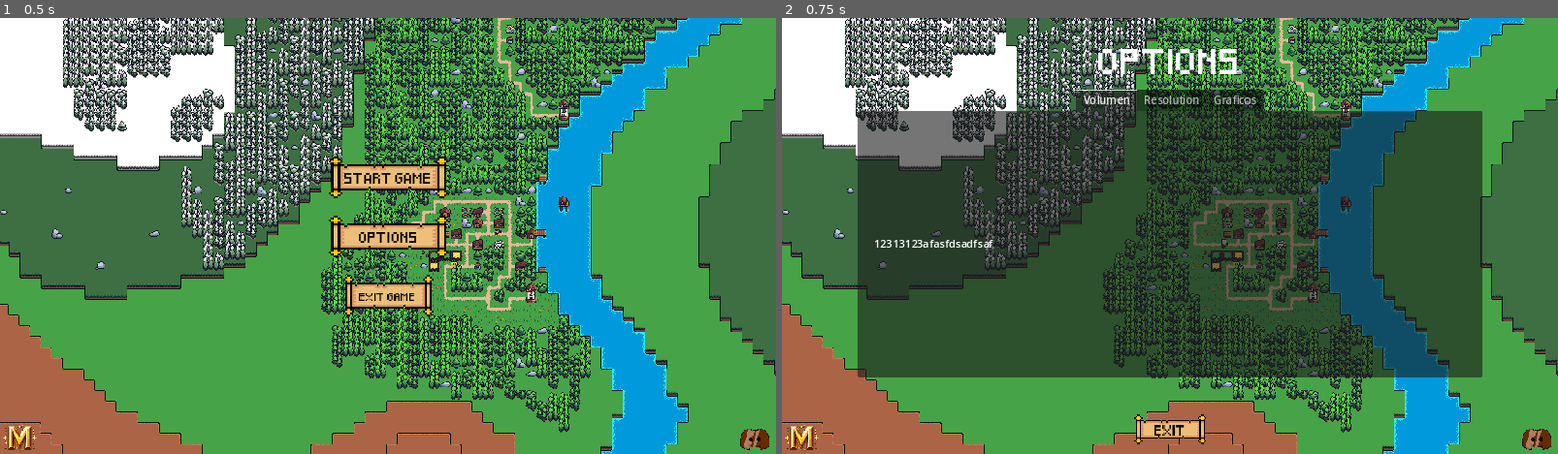
Above: before the commit, frames 1-2 (left to right).
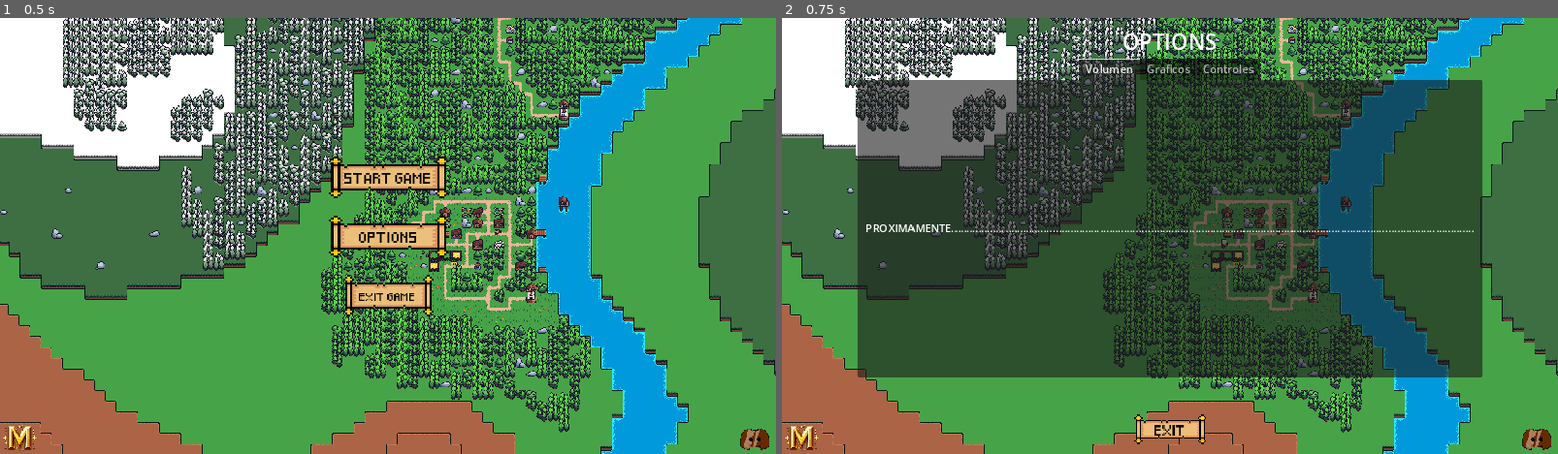
Above: after the commit, the same moments.

Repository: YasinEled/JocMineralRushProjecte
Game: Godot game, scene res://ESCENAS/OPTIONS/GLOBAL/menu.tscn
Same seed, same stepped clock (60 frames per second), same inputs: the game is played once before the commit and once after it. Before the commit the project starts from res://ESCENAS/menu.tscn.
Inputs:
- Up to frame 1 (0.5 s): no input
- Up to frame 2 (0.75 s): click "OPTIONS" at 0.5 s

Frame 1 is identical in both runs. In frame 2, 5.5% of the frame differs, in the area x 9-91%, y 3-53%.

Commit message:
save

Diff:
--- /dev/null
+++ b/mineralrush/AUTOLOADS/SettingSignalBus.gd
@@ -0,0 +1,17 @@
+extends Node
+
+
+signal on_window_mode_seleceted(index : int)
+
+signal on_resolution_selected(index : int)
+
+signal set_settings_dicitonary(settings_dict: Dictionary)
+
+func emit_set_settings_dictionary(settings_dict: Dictionary) -> void:
+	set_settings_dicitonary.emit(settings_dict)
+
+func emit_on_window_mode_seleceted(index : int) -> void:
+	on_window_mode_seleceted.emit(index)
+
+func emit_on_resolution_seleceted(index : int) -> void:
+	on_resolution_selected.emit(index)
--- /dev/null
+++ b/mineralrush/AUTOLOADS/settingsDataContainer.gd
@@ -0,0 +1,13 @@
+extends Node
+var window_mode_index : int = 0
+var resolution_index : int = 0
+
+func _ready():
+	pass
+
+func on_window_mode_selected(index : int) -> void:
+	pass
+
+func handle_signals() -> void:
+	SettingSignalBus.on_resolution_seleceted.connect(on_window_mode_selected())
+const SettingSignalBus = preload("res://AUTOLOADS/SettingSignalBus.gd")
--- /dev/null
+++ b/mineralrush/ESCENAS/GAME/game.tscn
@@ -0,0 +1,12 @@
+[gd_scene load_steps=3 format=3 uid="uid://ddyec5m51y065"]
+
+[ext_resource type="Script" path="res://SCRIPTS/GAME/camera_2d.gd" id="1_tcwm6"]
+[ext_resource type="PackedScene" uid="uid://d1i8r4exxov34" path="res://ESCENAS/GAME/map.tscn" id="2_jkggi"]
+
+[node name="Node2D" type="Node2D"]
+
+[node name="Camera2D" type="Camera2D" parent="."]
+position = Vector2(701, 395)
+script = ExtResource("1_tcwm6")
+
+[node name="Map" parent="." instance=ExtResource("2_jkggi")]
--- /dev/null
+++ b/mineralrush/ESCENAS/OPTIONS/CONTROLES/hotkey_rebind_button.tscn
@@ -0,0 +1,43 @@
+[gd_scene load_steps=2 format=3 uid="uid://coqj18daowcgk"]
+
+[ext_resource type="Script" path="res://SCRIPTS/OPTIONS/hotkey_rebind_button.gd" id="1_4bhn0"]
+
+[node name="hotkey_Rebind_Button" type="Control"]
+layout_mode = 3
+anchors_preset = 15
+anchor_right = 1.0
+anchor_bottom = 1.0
+grow_horizontal = 2
+grow_vertical = 2
+script = ExtResource("1_4bhn0")
+
+[node name="HBoxContainer" type="HBoxContainer" parent="."]
+layout_mode = 1
+anchors_preset = 4
+anchor_top = 0.5
+anchor_bottom = 0.5
+offset_top = -11.5
+offset_right = 21.0
+offset_bottom = 11.5
+grow_vertical = 2
+alignment = 1
+
+[node name="Label" type="Label" parent="HBoxContainer"]
+custom_minimum_size = Vector2(400, 30)
+layout_mode = 2
+theme_override_font_sizes/font_size = 32
+text = "ACTION"
+vertical_alignment = 1
+
+[node name="VSeparator" type="VSeparator" parent="HBoxContainer"]
+layout_mode = 2
+size_flags_horizontal = 3
+theme_override_constants/separation = 200
+
+[node name="Button" type="Button" parent="HBoxContainer" groups=["hot_button"]]
+custom_minimum_size = Vector2(150, 0)
+layout_mode = 2
+toggle_mode = true
+text = "ACTION_KEY"
+
+[connection signal="toggled" from="HBoxContainer/Button" to="." method="_on_button_toggled"]
--- a/mineralrush/ESCENAS/menu.tscn
+++ b/mineralrush/ESCENAS/OPTIONS/GLOBAL/menu.tscn
@@ -1,12 +1,12 @@
 [gd_scene load_steps=8 format=3 uid="uid://dnsj81jirigye"]
 
-[ext_resource type="Script" path="res://SCRIPTS/menu.gd" id="1_rrvyb"]
-[ext_resource type="PackedScene" uid="uid://d1i8r4exxov34" path="res://ESCENAS/map.tscn" id="2_cstxc"]
-[ext_resource type="Theme" uid="uid://hmji7xn3qyr0" path="res://RECURSOS/menu/MenuDiscordDrawing.tres" id="2_nxtt5"]
-[ext_resource type="Theme" uid="uid://juk1js1pnboh" path="res://RECURSOS/menu/MenuWebDrawing.tres" id="3_4fay2"]
-[ext_resource type="FontFile" uid="uid://bfauo7wkc6aib" path="res://RECURSOS/Pixeled.ttf" id="3_m658g"]
-[ext_resource type="Theme" uid="uid://b26agqovtdb31" path="res://RECURSOS/menu/MenuButtons.tres" id="4_ibcwf"]
-[ext_resource type="PackedScene" uid="uid://be385umlkleg7" path="res://ESCENAS/menu_options.tscn" id="5_v5e28"]
+[ext_resource type="Script" path="res://SCRIPTS/OPTIONS/menu.gd" id="1_gq77o"]
+[ext_resource type="PackedScene" uid="uid://d1i8r4exxov34" path="res://ESCENAS/GAME/map.tscn" id="2_8o7o1"]
+[ext_resource type="Theme" uid="uid://b26agqovtdb31" path="res://RECURSOS/menu/MenuButtons.tres" id="3_r7f5b"]
+[ext_resource type="FontFile" uid="uid://bfauo7wkc6aib" path="res://RECURSOS/Pixeled.ttf" id="4_i8y6b"]
+[ext_resource type="Theme" uid="uid://hmji7xn3qyr0" path="res://RECURSOS/menu/MenuDiscordDrawing.tres" id="5_8fw2a"]
+[ext_resource type="Theme" uid="uid://juk1js1pnboh" path="res://RECURSOS/menu/MenuWebDrawing.tres" id="6_6727e"]
+[ext_resource type="PackedScene" uid="uid://be385umlkleg7" path="res://ESCENAS/OPTIONS/GLOBAL/menu_options.tscn" id="7_o77sj"]
 
 [node name="MENU" type="Control"]
 layout_mode = 3
@@ -15,9 +15,9 @@
 anchor_bottom = 1.0
 grow_horizontal = 2
 grow_vertical = 2
-script = ExtResource("1_rrvyb")
+script = ExtResource("1_gq77o")
 
-[node name="Map" parent="." instance=ExtResource("2_cstxc")]
+[node name="Map" parent="." instance=ExtResource("2_8o7o1")]
 
 [node name="MarginContainer" type="MarginContainer" parent="Map"]
 anchors_preset = 15
@@ -92,9 +92,9 @@
 offset_top = -47.0
 offset_right = 59.0
 grow_vertical = 0
-theme = ExtResource("3_4fay2")
+theme = ExtResource("6_6727e")
 
-[node name="MENU-OPTIONS" parent="Map" instance=ExtResource("5_v5e28")]
+[node name="MENU-OPTIONS" parent="Map" instance=ExtResource("7_o77sj")]
 visible = false
 
 [connection signal="pressed" from="Map/MarginContainer/HBoxContainer/VBoxContainer/StartGameButton" to="." method="_on_start_game_button_pressed"]
--- a/mineralrush/ESCENAS/menu_options.tscn
+++ b/mineralrush/ESCENAS/OPTIONS/GLOBAL/menu_options.tscn
@@ -1,10 +1,13 @@
-[gd_scene load_steps=7 format=3 uid="uid://be385umlkleg7"]
+[gd_scene load_steps=8 format=3 uid="uid://be385umlkleg7"]
 
-[ext_resource type="Script" path="res://SCRIPTS/menu_options.gd" id="1_ay138"]
+[ext_resource type="Script" path="res://SCRIPTS/OPTIONS/menu_options.gd" id="1_ay138"]
 [ext_resource type="FontFile" uid="uid://bfauo7wkc6aib" path="res://RECURSOS/Pixeled.ttf" id="1_wr7fc"]
-[ext_resource type="PackedScene" uid="uid://dkkucj20fgiet" path="res://ESCENAS/setting_tab_container.tscn" id="3_dloa8"]
+[ext_resource type="PackedScene" uid="uid://dkkucj20fgiet" path="res://ESCENAS/OPTIONS/GLOBAL/setting_tab_container.tscn" id="3_dloa8"]
 [ext_resource type="Theme" uid="uid://b26agqovtdb31" path="res://RECURSOS/menu/MenuButtons.tres" id="4_30jee"]
 [ext_resource type="Texture2D" uid="uid://djwvho1m6a0av" path="res://RECURSOS/menu/Pergamino.png" id="5_dvm3h"]
+
+[sub_resource type="SystemFont" id="SystemFont_xgx8n"]
+subpixel_positioning = 0
 
 [sub_resource type="StyleBoxTexture" id="StyleBoxTexture_38vdp"]
 texture = ExtResource("5_dvm3h")
@@ -38,7 +41,7 @@
 layout_mode = 2
 size_flags_horizontal = 4
 size_flags_vertical = 1
-theme_override_fonts/font = ExtResource("1_wr7fc")
+theme_override_fonts/font = SubResource("SystemFont_xgx8n")
 theme_override_font_sizes/font_size = 32
 text = "OPTIONS"
 horizontal_alignment = 1
--- /dev/null
+++ b/mineralrush/ESCENAS/OPTIONS/GLOBAL/setting_tab_container.tscn
@@ -0,0 +1,135 @@
+[gd_scene load_steps=6 format=3 uid="uid://dkkucj20fgiet"]
+
+[ext_resource type="PackedScene" uid="uid://coqj18daowcgk" path="res://ESCENAS/OPTIONS/CONTROLES/hotkey_rebind_button.tscn" id="1_866qi"]
+[ext_resource type="PackedScene" uid="uid://dnwmaxcqid6ol" path="res://ESCENAS/OPTIONS/RESOLUTION/window_mode_button.tscn" id="1_a7l0y"]
+[ext_resource type="PackedScene" uid="uid://6eithotsv4d8" path="res://ESCENAS/OPTIONS/RESOLUTION/resolution_mode_button.tscn" id="2_681is"]
+
+[sub_resource type="StyleBoxEmpty" id="StyleBoxEmpty_j1inx"]
+
+[sub_resource type="StyleBoxEmpty" id="StyleBoxEmpty_22xhd"]
+
+[node name="setting_tab_container" type="Control"]
+layout_mode = 3
+anchors_preset = 15
+anchor_right = 1.0
+anchor_bottom = 1.0
+grow_horizontal = 2
+grow_vertical = 2
+
+[node name="TabContainer" type="TabContainer" parent="."]
+layout_mode = 1
+anchors_preset = -1
+anchor_right = 1.0
+anchor_bottom = 1.0
+offset_left = 100.0
+offset_top = 50.0
+offset_right = -100.0
+offset_bottom = -100.0
+grow_horizontal = 2
+grow_vertical = 2
+tab_alignment = 1
+current_tab = 0
+
+[node name="Volumen" type="TabBar" parent="TabContainer"]
+layout_mode = 2
+metadata/_tab_index = 0
+
+[node name="MarginContainer" type="MarginContainer" parent="TabContainer/Volumen"]
+layout_mode = 1
+anchors_preset = 15
+anchor_right = 1.0
+anchor_bottom = 1.0
+grow_horizontal = 2
+grow_vertical = 2
+theme_override_constants/margin_left = 24
+theme_override_constants/margin_top = 24
+theme_override_constants/margin_right = 24
+theme_override_constants/margin_bottom = 24
+
+[node name="VBoxContainer" type="VBoxContainer" parent="TabContainer/Volumen/MarginContainer"]
+layout_mode = 2
+theme_override_constants/separation = 64
+alignment = 1
+
+[node name="Label" type="Label" parent="TabContainer/Volumen/MarginContainer/VBoxContainer"]
+layout_mode = 2
+text = "PROXIMAMENTE................................................................................................................................................................................"
+
+[node name="Graficos" type="TabBar" parent="TabContainer"]
+visible = false
+layout_mode = 2
+metadata/_tab_index = 1
+
+[node name="MarginContainer" type="MarginContainer" parent="TabContainer/Graficos"]
+layout_mode = 1
+anchors_preset = 15
+anchor_right = 1.0
+anchor_bottom = 1.0
+grow_horizontal = 2
+grow_vertical = 2
+theme_override_constants/margin_left = 24
+theme_override_constants/margin_top = 24
+theme_override_constants/margin_right = 24
+theme_override_constants/margin_bottom = 24
+
+[node name="ScrollContainer" type="ScrollContainer" parent="TabContainer/Graficos/MarginContainer"]
+layout_mode = 2
+
+[node name="VBoxContainer" type="VBoxContainer" parent="TabContainer/Graficos/MarginContainer/ScrollContainer"]
+layout_mode = 2
+theme_override_constants/separation = 128
+
+[node name="Window_Mode_Button" parent="TabContainer/Graficos/MarginContainer/ScrollContainer/VBoxContainer" instance=ExtResource("1_a7l0y")]
+layout_mode = 2
+
+[node name="Resolution_Mode_Button" parent="TabContainer/Graficos/MarginContainer/ScrollContainer/VBoxContainer" instance=ExtResource("2_681is")]
+layout_mode = 2
+
+[node name="Controles" type="TabBar" parent="TabContainer"]
+visible = false
+layout_mode = 2
+metadata/_tab_index = 2
+
+[node name="MarginContainer" type="MarginContainer" parent="TabContainer/Controles"]
+layout_mode = 1
+anchors_preset = 15
+anchor_right = 1.0
+anchor_bottom = 1.0
+grow_horizontal = 2
+grow_vertical = 2
+theme_override_constants/margin_left = 24
+theme_override_constants/margin_top = 24
+theme_override_constants/margin_right = 24
+theme_override_constants/margin_bottom = 24
+
+[node name="ScrollContainer" type="ScrollContainer" parent="TabContainer/Controles/MarginContainer"]
+layout_mode = 2
+
+[node name="VBoxContainer" type="VBoxContainer" parent="TabContainer/Controles/MarginContainer/ScrollContainer"]
+layout_mode = 2
+theme_override_constants/separation = 64
+
+[node name="HSeparator" type="HSeparator" parent="TabContainer/Controles/MarginContainer/ScrollContainer/VBoxContainer"]
+layout_mode = 2
+theme_override_constants/separation = 12
+theme_override_styles/separator = SubResource("StyleBoxEmpty_j1inx")
+
+[node name="hotkey_Rebind_Button" parent="TabContainer/Controles/MarginContainer/ScrollContainer/VBoxContainer" instance=ExtResource("1_866qi")]
+layout_mode = 2
+
+[node name="hotkey_Rebind_Button2" parent="TabContainer/Controles/MarginContainer/ScrollContainer/VBoxContainer" instance=ExtResource("1_866qi")]
+layout_mode = 2
+action_name = "move_right"
+
+[node name="hotkey_Rebind_Button3" parent="TabContainer/Controles/MarginContainer/ScrollContainer/VBoxContainer" instance=ExtResource("1_866qi")]
+layout_mode = 2
+action_name = "move_up"
+
+[node name="hotkey_Rebind_Button4" parent="TabContainer/Controles/MarginContainer/ScrollContainer/VBoxContainer" instance=ExtResource("1_866qi")]
+layout_mode = 2
+action_name = "move_down"
+
+[node name="HSeparator2" type="HSeparator" parent="TabContainer/Controles/MarginContainer/ScrollContainer/VBoxContainer"]
+layout_mode = 2
+theme_override_constants/separation = 12
+theme_override_styles/separator = SubResource("StyleBoxEmpty_22xhd")
--- /dev/null
+++ b/mineralrush/ESCENAS/OPTIONS/RESOLUTION/options_display_button.tscn
@@ -0,0 +1,29 @@
+[gd_scene format=3 uid="uid://cae6hyuabnalk"]
+
+[node name="Options_Display_Button" type="Control"]
+layout_mode = 3
+anchors_preset = 15
+anchor_right = 1.0
+anchor_bottom = 1.0
+grow_horizontal = 2
+grow_vertical = 2
+
+[node name="HBoxContainer" type="HBoxContainer" parent="."]
+layout_mode = 0
+offset_right = 40.0
+offset_bottom = 40.0
+theme_override_constants/separation = 160
+
+[node name="Label" type="Label" parent="HBoxContainer"]
+custom_minimum_size = Vector2(264, 0)
+layout_mode = 2
+theme_override_font_sizes/font_size = 32
+text = "BASE_LABEL"
+vertical_alignment = 1
+
+[node name="VSeparator" type="VSeparator" parent="HBoxContainer"]
+layout_mode = 2
+
+[node name="OptionButton" type="OptionButton" parent="HBoxContainer"]
+custom_minimum_size = Vector2(256, 64)
+layout_mode = 2
--- /dev/null
+++ b/mineralrush/ESCENAS/OPTIONS/RESOLUTION/resolution_mode_button.tscn
@@ -0,0 +1,10 @@
+[gd_scene load_steps=3 format=3 uid="uid://6eithotsv4d8"]
+
+[ext_resource type="PackedScene" uid="uid://cae6hyuabnalk" path="res://ESCENAS/OPTIONS/RESOLUTION/options_display_button.tscn" id="1_ui22h"]
+[ext_resource type="Script" path="res://SCRIPTS/OPTIONS/resolution_mode_button.gd" id="2_81x51"]
+
+[node name="Resolution_Mode_Button" instance=ExtResource("1_ui22h")]
+script = ExtResource("2_81x51")
+
+[node name="Label" parent="HBoxContainer" index="0"]
+text = "Resolution"
--- /dev/null
+++ b/mineralrush/ESCENAS/OPTIONS/RESOLUTION/window_mode_button.tscn
@@ -0,0 +1,11 @@
+[gd_scene load_steps=3 format=3 uid="uid://dnwmaxcqid6ol"]
+
+[ext_resource type="PackedScene" uid="uid://cae6hyuabnalk" path="res://ESCENAS/OPTIONS/RESOLUTION/options_display_button.tscn" id="1_3nob5"]
+[ext_resource type="Script" path="res://SCRIPTS/OPTIONS/window_mode_button.gd" id="2_uxvfj"]
+
+[node name="Window_Mode_Button" instance=ExtResource("1_3nob5")]
+script = ExtResource("2_uxvfj")
+
+[node name="Label" parent="HBoxContainer" index="0"]
+text = "Window Mode
+"
--- a/mineralrush/ESCENAS/game.tscn
+++ /dev/null
@@ -1,12 +0,0 @@
-[gd_scene load_steps=3 format=3 uid="uid://ddyec5m51y065"]
-
-[ext_resource type="PackedScene" uid="uid://d1i8r4exxov34" path="res://ESCENAS/map.tscn" id="1_ywc3i"]
-[ext_resource type="Script" path="res://SCRIPTS/camera_2d.gd" id="2_30ejt"]
-
-[node name="Node2D" type="Node2D"]
-
-[node name="Camera2D" type="Camera2D" parent="."]
-position = Vector2(701, 395)
-script = ExtResource("2_30ejt")
-
-[node name="Map" parent="." instance=ExtResource("1_ywc3i")]
--- a/mineralrush/ESCENAS/setting_tab_container.tscn
+++ /dev/null
@@ -1,100 +0,0 @@
-[gd_scene format=3 uid="uid://dkkucj20fgiet"]
-
-[node name="setting_tab_container" type="Control"]
-layout_mode = 3
-anchors_preset = 15
-anchor_right = 1.0
-anchor_bottom = 1.0
-grow_horizontal = 2
-grow_vertical = 2
-
-[node name="TabContainer" type="TabContainer" parent="."]
-layout_mode = 1
-anchors_preset = -1
-anchor_right = 1.0
-anchor_bottom = 1.0
-offset_left = 100.0
-offset_top = 50.0
-offset_right = -100.0
-offset_bottom = -100.0
-grow_horizontal = 2
-grow_vertical = 2
-tab_alignment = 1
-current_tab = 0
-
-[node name="Volumen" type="TabBar" parent="TabContainer"]
-layout_mode = 2
-metadata/_tab_index = 0
-
-[node name="MarginContainer" type="MarginContainer" parent="TabContainer/Volumen"]
-layout_mode = 1
-anchors_preset = 15
-anchor_right = 1.0
-anchor_bottom = 1.0
-grow_horizontal = 2
-grow_vertical = 2
-theme_override_constants/margin_left = 24
-theme_override_constants/margin_top = 24
-theme_override_constants/margin_right = 24
-theme_override_constants/margin_bottom = 24
-
-[node name="VBoxContainer" type="VBoxContainer" parent="TabContainer/Volumen/MarginContainer"]
-layout_mode = 2
-theme_override_constants/separation = 64
-alignment = 1
-
-[node name="Label" type="Label" parent="TabContainer/Volumen/MarginContainer/VBoxContainer"]
-layout_mode = 2
-text = "12313123afasfdsadfsaf"
-
-[node name="Resolution" type="TabBar" parent="TabContainer"]
-visible = false
-layout_mode = 2
-metadata/_tab_index = 1
-
-[node name="MarginContainer" type="MarginContainer" parent="TabContainer/Resolution"]
-layout_mode = 1
-anchors_preset = 15
-anchor_right = 1.0
-anchor_bottom = 1.0
-grow_horizontal = 2
-grow_vertical = 2
-theme_override_constants/margin_left = 24
-theme_override_constants/margin_top = 24
-theme_override_constants/margin_right = 24
-theme_override_constants/margin_bottom = 24
-
-[node name="VBoxContainer" type="VBoxContainer" parent="TabContainer/Resolution/MarginContainer"]
-layout_mode = 2
-theme_override_constants/separation = 64
-alignment = 1
-
-[node name="Label" type="Label" parent="TabContainer/Resolution/MarginContainer/VBoxContainer"]
-layout_mode = 2
-text = "safdsafd"
-
-[node name="Graficos" type="TabBar" parent="TabContainer"]
-visible = false
-layout_mode = 2
-metadata/_tab_index = 2
-
-[node name="MarginContainer" type="MarginContainer" parent="TabContainer/Graficos"]
-layout_mode = 1
-anchors_preset = 15
-anchor_right = 1.0
-anchor_bottom = 1.0
-grow_horizontal = 2
-grow_vertical = 2
-theme_override_constants/margin_left = 24
-theme_override_constants/margin_top = 24
-theme_override_constants/margin_right = 24
-theme_override_constants/margin_bottom = 24
-
-[node name="VBoxContainer" type="VBoxContainer" parent="TabContainer/Graficos/MarginContainer"]
-layout_mode = 2
-theme_override_constants/separation = 64
-alignment = 1
-
-[node name="Label" type="Label" parent="TabContainer/Graficos/MarginContainer/VBoxContainer"]
-layout_mode = 2
-text = "asdfsavcxccccccc"
--- /dev/null
+++ b/mineralrush/RECURSOS/options.tres
@@ -0,0 +1,8 @@
+[gd_resource type="Theme" load_steps=2 format=3 uid="uid://h61ycttq52m"]
+
+[ext_resource type="FontFile" uid="uid://bfauo7wkc6aib" path="res://RECURSOS/Pixeled.ttf" id="1_j501d"]
+
+[resource]
+default_font = ExtResource("1_j501d")
+default_font_size = 21
+/colors/OPTIONS = Color(0, 0, 0, 1)
--- /dev/null
+++ b/mineralrush/SCRIPTS/OPTIONS/hotkey_rebind_button.gd
@@ -0,0 +1,64 @@
+class_name HotkeyRebindButton
+extends Control
+
+@onready var label: Label = $HBoxContainer/Label as Label
+@onready var button: Button = $HBoxContainer/Button as Button
+
+@export var action_name : String = "move_left"
+
+func _ready():
+	set_process_unhandled_key_input(false)
+	set_action_name()
+	set_text_for_key()
+
+func set_action_name() -> void:
+	label.text = "Unassigned"
+
+	match action_name:
+		"move_left":
+			label.text = "Move left"
+		"move_right":
+			label.text = "Move Right"
+		"move_up":
+			label.text = "Move Up"
+		"move_down":
+			label.text = "Move Down"
+
+
+func set_text_for_key() -> void:
+	var action_events = InputMap.action_get_events(action_name)
+	var action_event = action_events[0]
+	var action_keycode = OS.get_keycode_string(action_event.physical_keycode)
+
+	button.text ="%s" % action_keycode
+
+
+func _on_button_toggled(button_pressed):
+	if button_pressed:
+		button.text = "Press any Key..."
+		set_process_unhandled_key_input(button_pressed)
+		for i in get_tree().get_nodes_in_group("hotkey_button"):
+			if i.action_name != self.action_name:
+				i.button.toggle_mode = false
+				i.set_process_unhandled_key_input(false)
+
+
+	else:
+		for i in get_tree().get_nodes_in_group("hotkey_button"):
+			if i.action_name != self.action_name:
+				i.button.toggle_mode = true
+				i.set_process_unhandled_key_input(false)
+
+		set_text_for_key()
+
+func _unhandled_key_input(event):
+	rebind_action_key(event)
+	button.button_pressed = false
+
+func rebind_action_key(event) -> void:
+	InputMap.action_erase_events(action_name)
+	InputMap.action_add_event(action_name, event)
+
+	set_process_unhandled_key_input(false)
+	set_text_for_key()
+	set_action_name()
--- a/mineralrush/SCRIPTS/menu.gd
+++ b/mineralrush/SCRIPTS/OPTIONS/menu.gd
@@ -50,4 +50,4 @@
 
 
 func _on_start_game_button_pressed() -> void:
-	get_tree().change_scene_to_file("res://ESCENAS/game.tscn")
+	get_tree().change_scene_to_file("res://ESCENAS/GAME/game.tscn")
--- /dev/null
+++ b/mineralrush/SCRIPTS/OPTIONS/resolution_mode_button.gd
@@ -0,0 +1,20 @@
+extends Control
+
+@onready var option_button: OptionButton = $HBoxContainer/OptionButton as OptionButton
+
+const RESOLUTION_DICTIONARY : Dictionary ={
+	"1152 x 648" : Vector2i(1152, 648),
+	"1280 x 720" : Vector2i(1280, 720),
+	"1920 x 1080": Vector2i(1920, 1080)
+}
+
+func _ready():
+	option_button.item_selected.connect(on_resolution_selected)
+	add_resolution_item()
+
+func add_resolution_item() -> void:
+	for resolution_size_text in RESOLUTION_DICTIONARY:
+		option_button.add_item(resolution_size_text)
+
+func on_resolution_selected(index : int) -> void:
+	DisplayServer.window_set_size(RESOLUTION_DICTIONARY.values()[index])
--- /dev/null
+++ b/mineralrush/SCRIPTS/OPTIONS/window_mode_button.gd
@@ -0,0 +1,33 @@
+extends Control
+
+@onready var option_button: OptionButton = $HBoxContainer/OptionButton as OptionButton
+
+const WINDOW_MODE_ARRAY : Array[String] = [
+	"Full-screen",
+	"Window mode",
+	"Borderless Window",
+	"Borderlees Full-Screen"
+]
+
+func _ready():
+	add_window_mode_items()
+	option_button.item_selected.connect(on_window_mode_selected)
+
+func add_window_mode_items() -> void:
+	for window_mode in WINDOW_MODE_ARRAY:
+		option_button.add_item(window_mode)
+
+func on_window_mode_selected(index : int) -> void:
+	match index:
+		0: #fullscren
+			DisplayServer.window_set_mode(DisplayServer.WINDOW_MODE_FULLSCREEN)
+			DisplayServer.window_set_flag(DisplayServer.WINDOW_FLAG_BORDERLESS,false)
+		1: #window Mode
+			DisplayServer.window_set_mode(DisplayServer.WINDOW_MODE_WINDOWED)
+			DisplayServer.window_set_flag(DisplayServer.WINDOW_FLAG_BORDERLESS,false)
+		2: #BORDERLESS WONDOW
+			DisplayServer.window_set_mode(DisplayServer.WINDOW_MODE_WINDOWED)
+			DisplayServer.window_set_flag(DisplayServer.WINDOW_FLAG_BORDERLESS,true)
+		3: #Borderless fullscren
+			DisplayServer.window_set_mode(DisplayServer.WINDOW_MODE_FULLSCREEN)
+			DisplayServer.window_set_flag(DisplayServer.WINDOW_FLAG_BORDERLESS,true)
--- a/mineralrush/project.godot
+++ b/mineralrush/project.godot
@@ -11,7 +11,7 @@
 [application]
 
 config/name="MineralRush"
-run/main_scene="res://ESCENAS/menu.tscn"
+run/main_scene="res://ESCENAS/OPTIONS/GLOBAL/menu.tscn"
 config/features=PackedStringArray("4.3", "Forward Plus")
 config/icon="res://RECURSOS/icon.svg"
 
Renamed: mineralrush/ESCENAS/map.tscn -> mineralrush/ESCENAS/GAME/map.tscn
Not shown: 3 places in mineralrush/ESCENAS/OPTIONS/GLOBAL/menu.tscn that only renumber resources
Renamed: mineralrush/SCRIPTS/camera_2d.gd -> mineralrush/SCRIPTS/GAME/camera_2d.gd
Renamed: mineralrush/SCRIPTS/menu_options.gd -> mineralrush/SCRIPTS/OPTIONS/menu_options.gd
